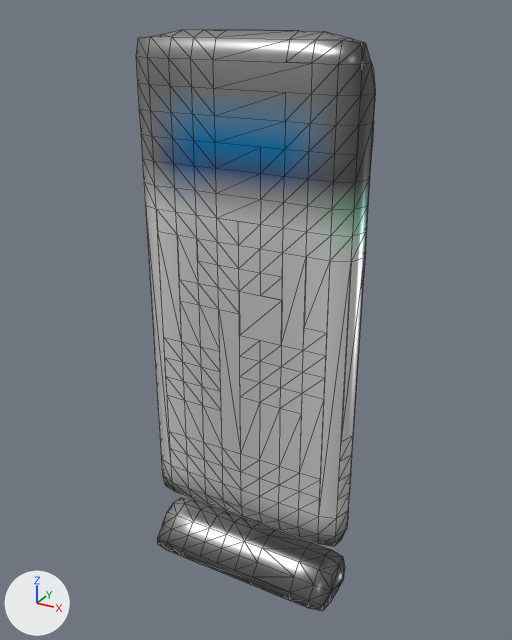
Before and after pictures for a commit that changed the glTF model glb/smooth/1-1000/722.glb.
Rendered twice from a 50 mm camera at (0.692, -1.211, 1.287) aimed at (0.009, 0.032, 0.666). The lights are fixed; the arrows at lower left show +X, +Y and +Z. Mesh edges are drawn as thin lines. Vertices at the same position are counted once.
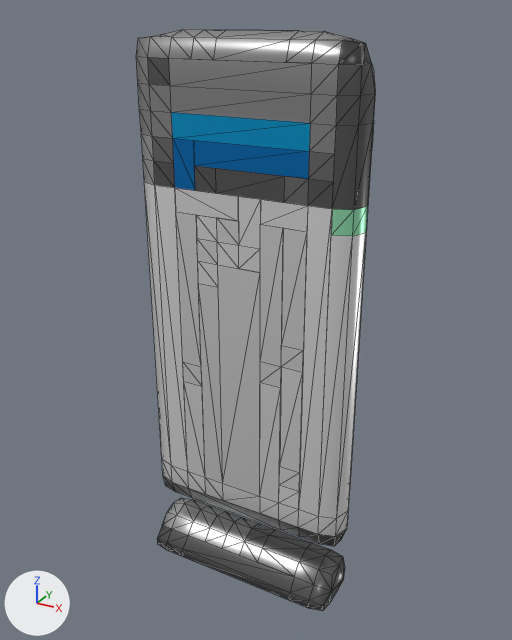
Pixel boxes [x1, y1, x2, y2] of what changed, in the pictures (512 x 640 px):
```json
{"part": 1, "of": "me_mesh_0", "change": "cut back", "before": [144, 58, 373, 581], "after": [176, 188, 260, 243]}
{"part": 2, "of": "me_mesh_0", "change": "recoloured", "before": [143, 36, 369, 562], "after": [143, 36, 369, 562]}
```

Scene script edits in JSON lines:
```json
{"block": "me_mesh_0", "where": "# used by ob_mesh_0; location = (0.0, 0.0, 0.0)"}
{"op": "remove", "block": "me_mesh_0", "code": "me_mesh_0.from_pydata(...)  # 587 vertices, 1074 faces; spans x -0.25..0.25, y -0.062..0.075, z 0.0..1.25"}
{"op": "add", "block": "me_mesh_0", "code": "me_mesh_0.from_pydata(...)  # 416 vertices, 702 faces; spans x -0.25..0.25, y -0.062..0.075, z 0.0..1.25"}
{"block": "me_mesh_0", "change": "me_mesh_0 part 1: 172 vertices removed from x -0.25..0.25, y -0.062..0.075, z 0.0..1.238; 1 vertex added at x 0.0, y -0.025, z 0.95"}
{"block": "me_mesh_0", "change": "me_mesh_0 part 2: 426 kept faces spanning x -0.25..0.25, y -0.062..0.075, z 0.0..1.25 get new vertex colours"}
```
